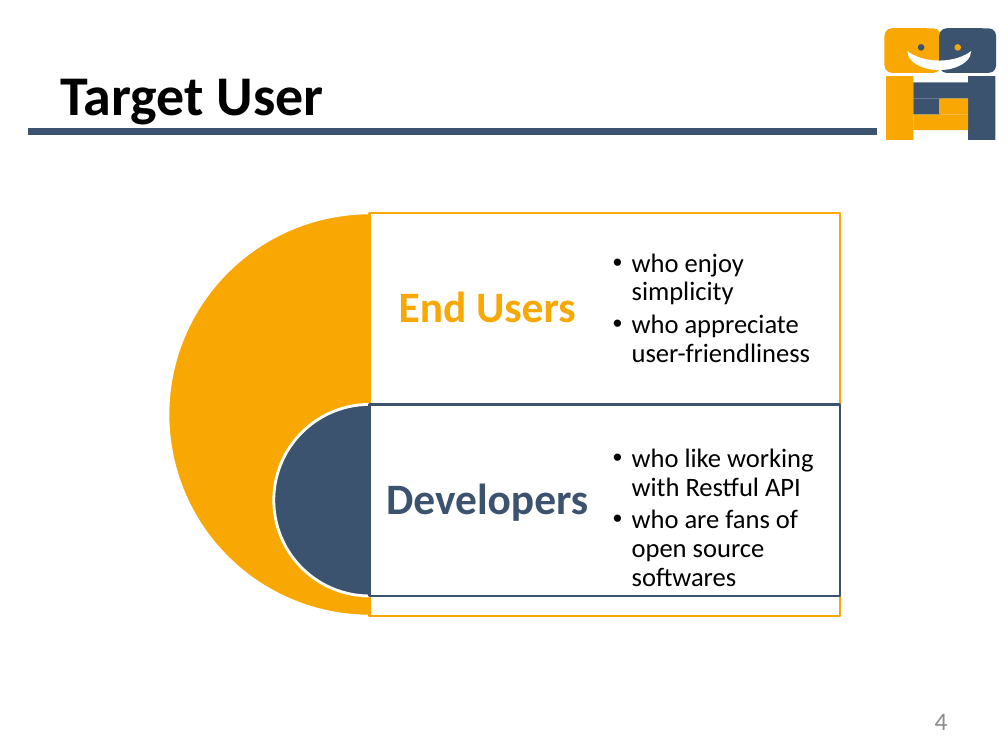
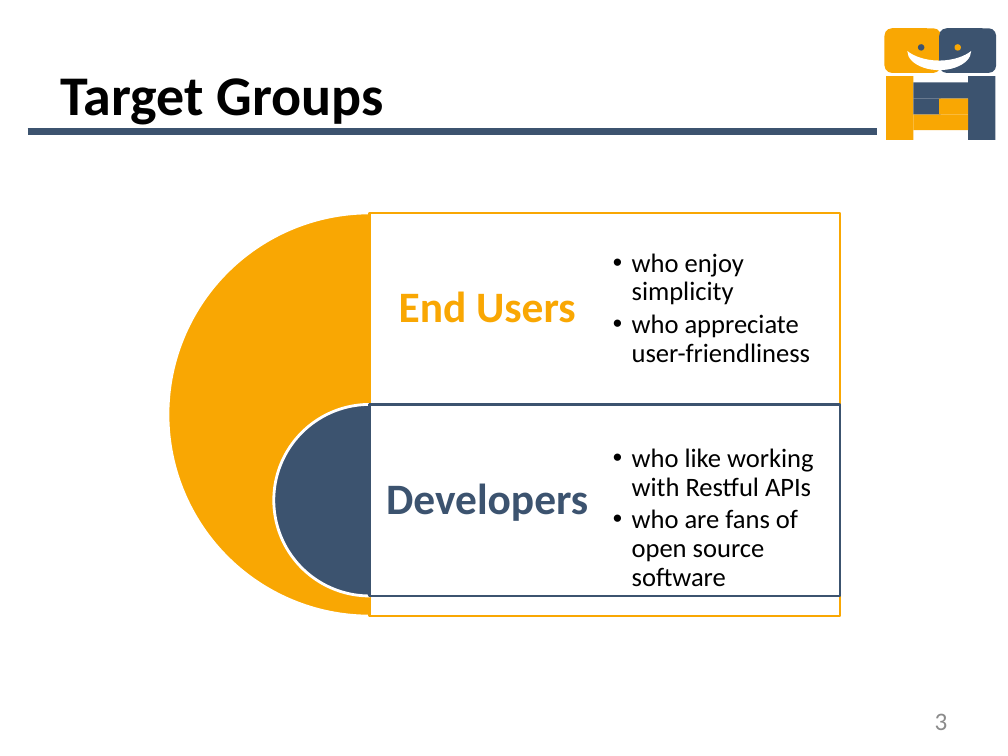
Before and after one commit to mdger/UGNM_Instantmessaging, a slide deck: slide 3 of UGNM_Instantmessaging/doc/PresentationIM.pptx (slide 4 before the commit). Drawn at 1008x756 pixels with LibreOffice and Linux fonts; fonts in the diff are those of the drawing. Boxes give left, top, right and bottom in pixels: in the first picture for what was removed or moved away, otherwise in the second. Text is boxed around its words. In the diff, an @@ line names an element or a change of style, - is before the commit and + after.

```diff
--- a/UGNM_Instantmessaging/doc/PresentationIM.pptx
+++ b/UGNM_Instantmessaging/doc/PresentationIM.pptx
@@ title at (60,78,384,125): text changed @@
-Target User
+Target Groups
@@ text at (632,448,814,587): text changed @@
-  •• who like working with Restful API
-  •• who are fans of open source softwares
+  •• who like working with Restful APIs
+  •• who are fans of open source software
@@ page number at (935,714,948,730): text changed @@
-4
+3
```
Also in this commit, not shown: 4 other slides changed, 2 slides removed, 1 other file.
